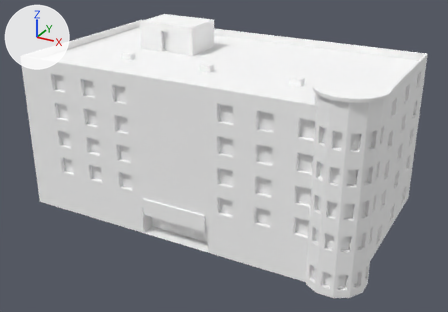
An edit to the glTF model godot/models/building_department_store.glb, drawn before and after from the same camera.
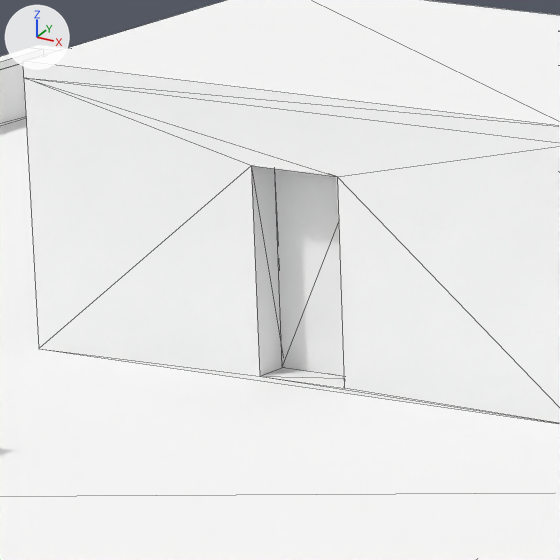
Each version is shown whole from a camera (50 mm lens) standing at (31.6, -46.7, 34.5) and looking at (1.0, 8.9, 6.7), then close up on the part from 31% to 43% of the width and 5% to 22% of the height. Lighting does not change. The marker at upper left points along +X, +Y and +Z. The first two pictures are the older version. The close-ups show mesh edges as thin lines. Vertices at exactly the same position are counted once.

Script lines for the objects in view, before the commit:
```python
me_masonry = bpy.data.meshes.new('masonry')
me_masonry.from_pydata(...)  # 848 vertices, 1692 faces; spans x -19.0..19.0, y 0.0..22.0, z 0.0..16.8
me_masonry.materials.append(mat_wall_stone)  # white #ffffff
me_roof_equipment_room = bpy.data.meshes.new('roof_equipment_room')
me_roof_equipment_room.from_pydata(...)  # 16 vertices, 28 faces; spans x -11.5..-4.5, y 11.5..16.5, z 16.8..19.8
me_roof_equipment_room.materials.append(mat_wall_stone)  # white #ffffff
me_roof_equipment_room_front_pane_0 = bpy.data.meshes.new('roof_equipment_room_front_pane_0')
me_roof_equipment_room_front_pane_0.from_pydata(...)  # a box spanning x -8.55..-7.45, y 11.94..11.98, z 16.85..19.15
me_roof_equipment_room_front_pane_0.materials.append(mat_door)  # white #ffffff
ob_masonry = bpy.data.objects.new('masonry', me_masonry)
ob_masonry.location = (0.0, 0.0, 0.0)
ob_roof_equipment_room = bpy.data.objects.new('roof_equipment_room', me_roof_equipment_room)
ob_roof_equipment_room.location = (0.0, 0.0, 0.0)
ob_roof_equipment_room_front_pane_0 = bpy.data.objects.new('roof_equipment_room_front_pane_0', me_roof_equipment_room_front_pane_0)
ob_roof_equipment_room_front_pane_0.location = (0.0, 0.0, 0.0)
# also in view: 'roof_parapet_x-1' at (-18.9, 11.0, 17.1); 'roof_room_lid' at (-8.0, 14.0, 19.9)
```
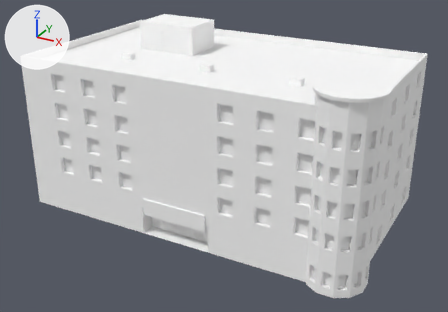
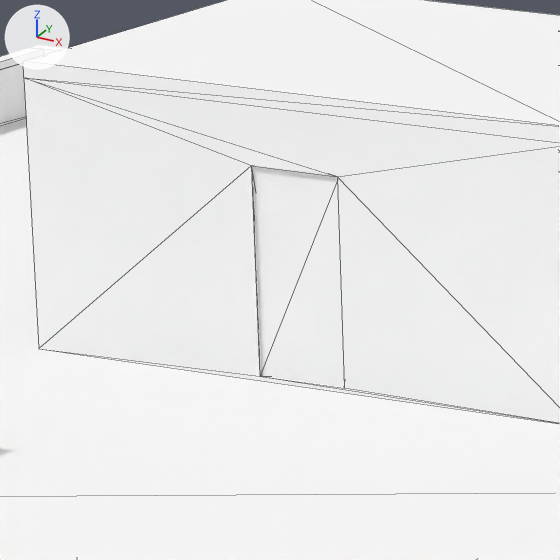
Changed parts and their boxes [x1, y1, x2, y2] in the close-ups (560 x 560 px; the box of a moved part takes in the faces that stretch with it):
'roof_equipment_room_front_pane_0', moved, rescaled
    before: [275, 169, 344, 376]
    after: [253, 166, 344, 387]
part 1 of me_roof_equipment_room, moved or reshaped
    both: [251, 166, 344, 388]

The change, as a list of edits to the scene's bpy script:
```text
Change me_roof_equipment_room:
    used by ob_roof_equipment_room; location = (0.0, 0.0, 0.0)
    remove me_roof_equipment_room.from_pydata(...)  # 16 vertices, 28 faces; spans x -11.5..-4.5, y 11.5..16.5, z 16.8..19.8
    add me_roof_equipment_room.from_pydata(...)  # 24 vertices, 40 faces; spans x -11.5..-4.5, y 11.5..16.5, z 16.8..19.8
    me_roof_equipment_room part 1
    8 faces are deleted
    8 new faces join them
    other edits to the shape of me_roof_equipment_room do not show in these pictures
Change me_roof_equipment_room_front_pane_0:
    used by ob_roof_equipment_room_front_pane_0; location = (0.0, 0.0, 0.0)
    remove me_roof_equipment_room_front_pane_0.from_pydata(...)  # 8 vertices, 12 faces; spans x -8.55..-7.45, y 11.94..11.98, z 16.85..19.15
    add me_roof_equipment_room_front_pane_0.from_pydata(...)  # 8 vertices, 12 faces; spans x -8.57..-7.43, y 11.54..11.58, z 16.83..19.17
    me_roof_equipment_room_front_pane_0 part 2: the whole mesh is scaled about its middle by (1.04, 1, 1.02), then moved by (0.0, -0.4, 0.0)
```
